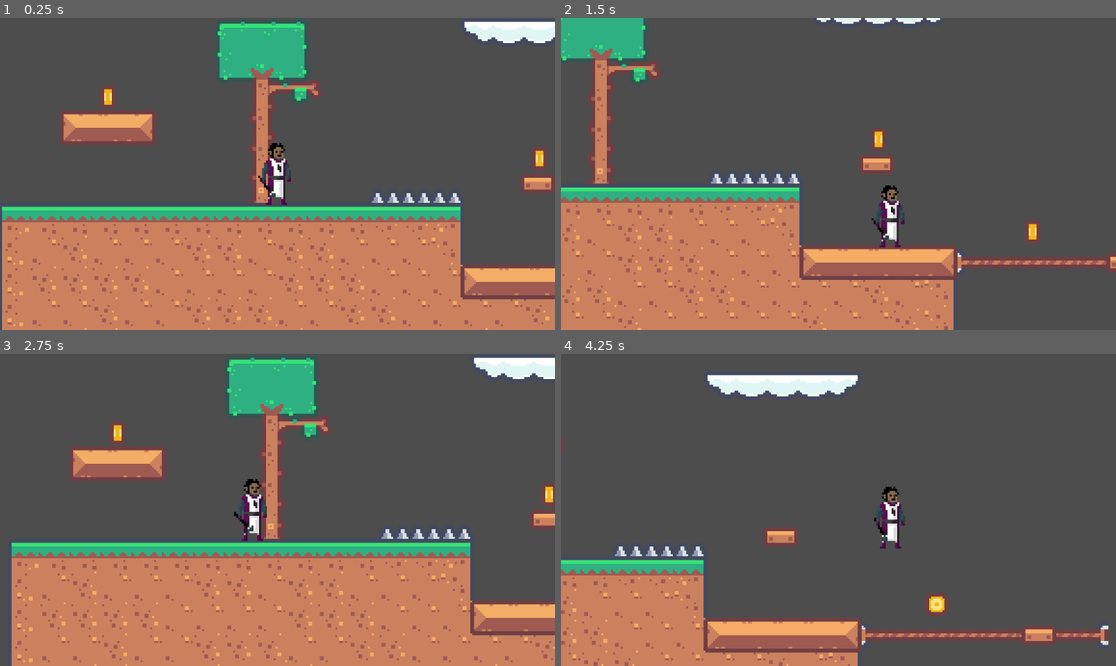
Above: before the commit, frames 1-4 (two rows, left to right).
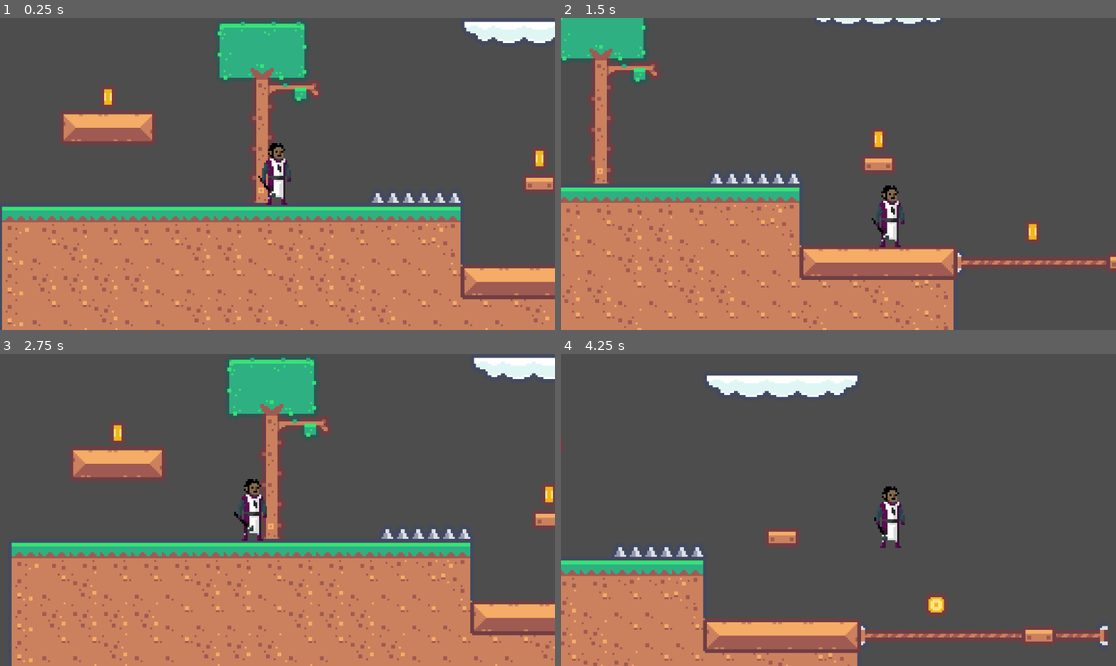
Above: after the commit, the same moments.

Repository: choice-games-media/the-holy-path-reawakened
Game: Godot game, scene res://scenes/game.tscn
The game is run twice, just before and just after one commit, with the same random seed, the same clock (stepped at 60 frames per second) and the same inputs.
Inputs:
- Up to frame 1 (0.25 s): no input
- Up to frame 2 (1.5 s): tap Enter (ui_accept) at 0.5, 0.77 s; hold Right (ui_right) from 0.53 s (still down)
- Up to frame 3 (2.75 s): tap Enter (ui_accept) at 1.52 s; release Right (ui_right) at 2.03 s; hold Left (ui_left) from 2.03 s (still down)
- Up to frame 4 (4.25 s): release Left (ui_left) at 2.78 s; hold Right (ui_right) from 2.78 s (still down); tap Enter (ui_accept) at 3.02, 3.77 s

The runs differ from the first frame. In frame 1, less than 0.1% of the frame differs, in the area x 93-100%, y 50-57%; in frame 2, less than 0.1%; in frame 3, less than 0.1%; in frame 4, 1.7%, in the area x 0-99%, y 6-100%.

Commit message:
Foundations of a background
Postponed until I figure out what's going on with the tile size

Diff:
--- a/scenes/game.tscn
+++ b/scenes/game.tscn
@@ -1,10 +1,11 @@
-[gd_scene load_steps=15 format=4 uid="uid://meawafy7h005"]
+[gd_scene load_steps=18 format=4 uid="uid://meawafy7h005"]
 
 [ext_resource type="PackedScene" uid="uid://cdn6c38jc5v50" path="res://scenes/player.tscn" id="1_vm2vl"]
 [ext_resource type="Texture2D" uid="uid://du2aobtbb4o1p" path="res://assets/sprites/tilemap.png" id="2_uojlf"]
 [ext_resource type="PackedScene" uid="uid://domqytv6hkexa" path="res://scenes/platform.tscn" id="3_e5tkc"]
 [ext_resource type="PackedScene" uid="uid://gqdqqw1alhtx" path="res://scenes/coin.tscn" id="3_wpj1o"]
 [ext_resource type="PackedScene" uid="uid://dck4u2d32j6dj" path="res://scenes/key.tscn" id="4_7ulg4"]
+[ext_resource type="Texture2D" uid="uid://dnbu7lme0t8an" path="res://assets/sprites/background.png" id="4_ks2sj"]
 [ext_resource type="PackedScene" uid="uid://bxwk6mk0yfshk" path="res://scenes/killzone.tscn" id="5_t0ifi"]
 
 [sub_resource type="TileSetAtlasSource" id="TileSetAtlasSource_ilkpk"]
@@ -279,6 +280,38 @@
 sources/0 = SubResource("TileSetAtlasSource_ilkpk")
 sources/1 = SubResource("TileSetScenesCollectionSource_yl6b0")
 
+[sub_resource type="TileSetAtlasSource" id="TileSetAtlasSource_piomj"]
+texture = ExtResource("4_ks2sj")
+separation = Vector2i(1, 1)
+texture_region_size = Vector2i(24, 24)
+0:0/0 = 0
+1:0/0 = 0
+2:0/0 = 0
+3:0/0 = 0
+4:0/0 = 0
+5:0/0 = 0
+6:0/0 = 0
+7:0/0 = 0
+0:1/0 = 0
+1:1/0 = 0
+2:1/0 = 0
+3:1/0 = 0
+4:1/0 = 0
+5:1/0 = 0
+6:1/0 = 0
+7:1/0 = 0
+0:2/0 = 0
+1:2/0 = 0
+2:2/0 = 0
+3:2/0 = 0
+4:2/0 = 0
+5:2/0 = 0
+6:2/0 = 0
+7:2/0 = 0
+
+[sub_resource type="TileSet" id="TileSet_t5kpe"]
+sources/0 = SubResource("TileSetAtlasSource_piomj")
+
 [sub_resource type="Animation" id="Animation_ohxp5"]
 resource_name = "test"
 length = 2.0
@@ -324,9 +357,14 @@
 
 [node name="Game" type="Node2D"]
 
-[node name="TileMapLayer" type="TileMapLayer" parent="."]
+[node name="Foreground" type="TileMapLayer" parent="."]
 tile_map_data = PackedByteArray("AAD3/wEAAAABAAEAAAD4/wEAAAACAAEAAAD8/wEAAAACAAEAAAD9/wEAAAACAAEAAAD+/wEAAAACAAEAAAD//w …(2592 unchanged characters)…
 tile_set = SubResource("TileSet_p325q")
+
+[node name="Background" type="TileMapLayer" parent="."]
+z_index = -2
+y_sort_enabled = true
+tile_set = SubResource("TileSet_t5kpe")
 
 [node name="Player" parent="." instance=ExtResource("1_vm2vl")]
 
@@ -339,7 +377,7 @@
 [node name="Platforms" type="Node" parent="."]
 
 [node name="UpwardsPlatform" parent="Platforms" instance=ExtResource("3_e5tkc")]
-position = Vector2(135, 5)
+position = Vector2(136, 5)
 
 [node name="MovingPlatform" parent="Platforms" instance=ExtResource("3_e5tkc")]
 position = Vector2(190, 56)
@@ -365,9 +403,9 @@
 position = Vector2(72, 11.5)
 shape = SubResource("RectangleShape2D_a2eyv")
 
-[connection signal="body_entered" from="TileMapLayer/Coin" to="TileMapLayer/Coin" method="_on_body_entered"]
-[connection signal="body_entered" from="TileMapLayer/Key" to="TileMapLayer/Key" method="_on_body_entered"]
-[connection signal="body_entered" from="TileMapLayer/@Area2D@43668" to="TileMapLayer/@Area2D@43668" method="_on_body_entered"]
-[connection signal="body_entered" from="TileMapLayer/@Area2D@43669" to="TileMapLayer/@Area2D@43669" method="_on_body_entered"]
-[connection signal="body_entered" from="TileMapLayer/@Area2D@43670" to="TileMapLayer/@Area2D@43670" method="_on_body_entered"]
-[connection signal="body_entered" from="TileMapLayer/@Area2D@43671" to="TileMapLayer/@Area2D@43671" method="_on_body_entered"]
+[connection signal="body_entered" from="Foreground/Coin" to="Foreground/Coin" method="_on_body_entered"]
+[connection signal="body_entered" from="Foreground/Key" to="Foreground/Key" method="_on_body_entered"]
+[connection signal="body_entered" from="Foreground/@Area2D@18030" to="Foreground/@Area2D@18030" method="_on_body_entered"]
+[connection signal="body_entered" from="Foreground/@Area2D@18031" to="Foreground/@Area2D@18031" method="_on_body_entered"]
+[connection signal="body_entered" from="Foreground/@Area2D@18032" to="Foreground/@Area2D@18032" method="_on_body_entered"]
+[connection signal="body_entered" from="Foreground/@Area2D@18033" to="Foreground/@Area2D@18033" method="_on_body_entered"]
Binary file added: assets/sprites/background.png
Not shown, added: assets/sprites/background.png.import
